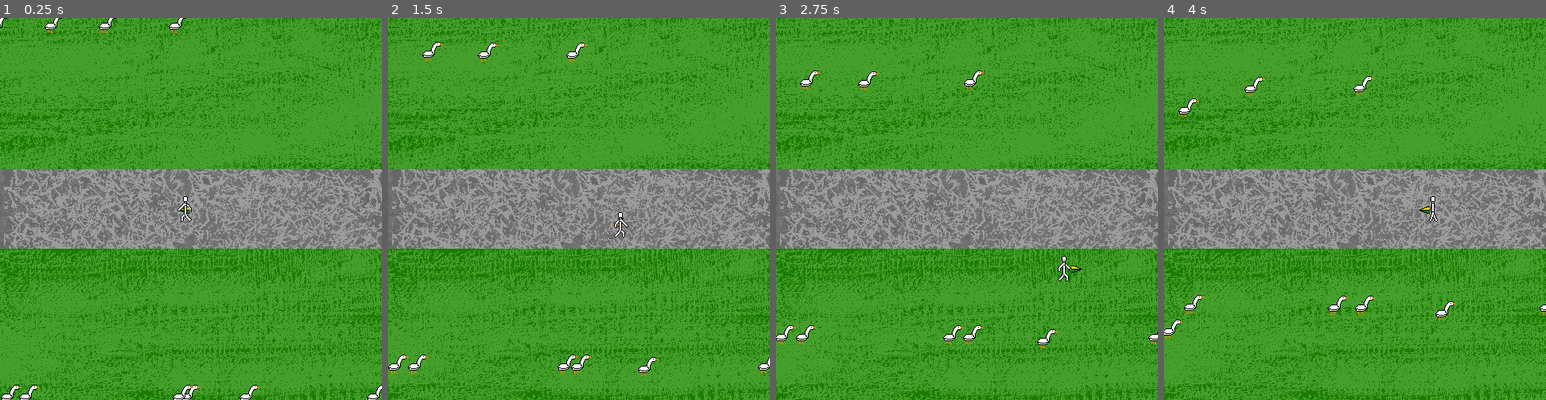
Above: before the commit, frames 1-4 (left to right).
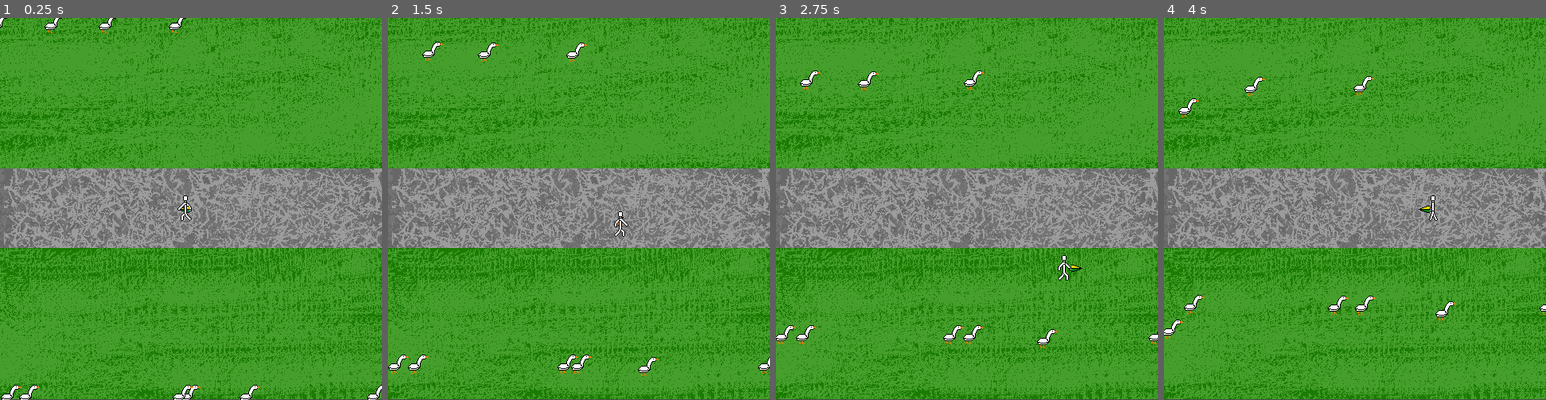
Above: after the commit, the same moments.

Repository: Qmtfive/GooseGame
Game: Godot game, scene res://Level.tscn
Two runs of this game, one before a commit and one after it. Both use one fixed random seed, a clock stepped at 60 frames per second and the inputs below.
Inputs:
- Up to frame 1 (0.25 s): no input
- Up to frame 2 (1.5 s): hold Right (ui_right) 0.53-1.28 s; hold Down (ui_down) from 1.28 s (still down)
- Up to frame 3 (2.75 s): release Down (ui_down) at 2.03 s; hold Right (ui_right) from 2.03 s (still down)
- Up to frame 4 (4 s): release Right (ui_right) at 2.78 s; hold Up (ui_up) 2.78-3.53 s; hold Left (ui_left) from 3.53 s (still down)

The runs differ from the first frame. In frame 1, 27% of the frame differs, in the area x 0-100%, y 0-100%; in frame 2, 27%; in frame 3, 27%; in frame 4, 27%.

Commit message:
stopping timer no longer stops the game entirely

Diff:
--- a/Goose.gd
+++ b/Goose.gd
@@ -89,7 +89,8 @@
 func _on_Goose_area_entered(area):
 	if victim == null:
 		timeTillStop.stop()
-		timeTillWalkAgain.stop()
+		if timeTillWalkAgain != null:
+			timeTillWalkAgain.stop()
 		yveltempstore = yvel
 		if area.get_parent() != null:
 			victim = area.get_parent()
--- a/Level.tscn
+++ b/Level.tscn
@@ -31,11 +31,6 @@
 "name": "WalkingDude",
 "speed": 3.0
 }, {
-"frames": [ ExtResource( 19 ), ExtResource( 11 ), ExtResource( 20 ), ExtResource( 12 ), ExtResource( 20 ), ExtResource( 11 ) ],
-"loop": true,
-"name": "WalkSide",
-"speed": 5.0
-}, {
 "frames": [ ExtResource( 13 ), ExtResource( 1 ), ExtResource( 17 ), ExtResource( 2 ), ExtResource( 17 ), ExtResource( 1 ) ],
 "loop": true,
 "name": "WalkUp",
@@ -50,12 +45,18 @@
 "loop": false,
 "name": "Attack",
 "speed": 10.0
+}, {
+"frames": [ ExtResource( 19 ), ExtResource( 11 ), ExtResource( 20 ), ExtResource( 12 ), ExtResource( 20 ), ExtResource( 11 ) ],
+"loop": true,
+"name": "WalkSide",
+"speed": 5.0
 } ]
 
 [sub_resource type="RectangleShape2D" id=2]
 extents = Vector2( 13, 12 )
 
 [node name="Level" type="Node2D"]
+position = Vector2( 0, -1 )
 script = ExtResource( 8 )
 Pedestrian = ExtResource( 10 )
 
